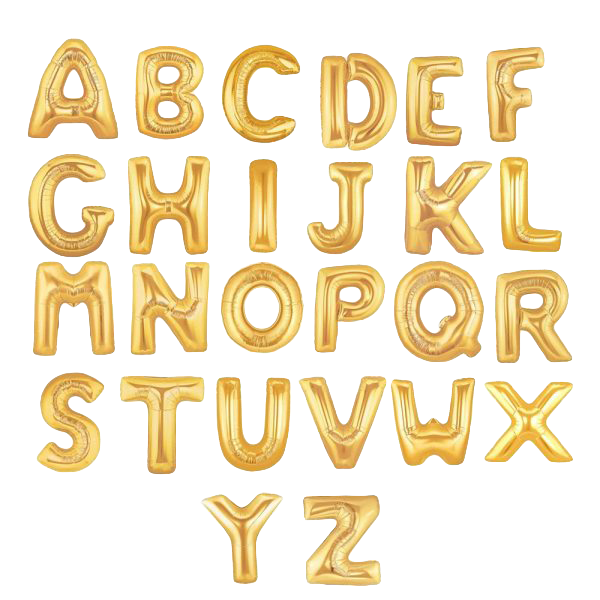
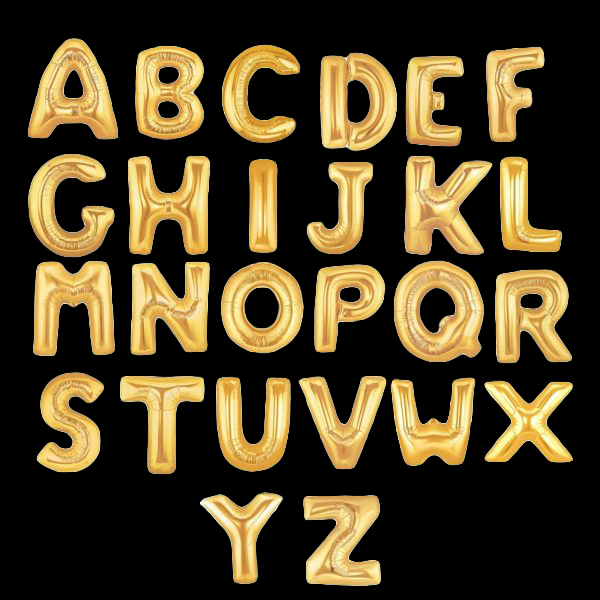
Revision of a layered 600x600 image; what changed, layer by layer:
added group "Group 1" with 26 layers above "Background copy" over (27, 38, 574, 586)
moved "A" into group "Group 1" over (27, 38, 119, 140)
moved "B" into group "Group 1" over (135, 45, 205, 140)
moved "C" into group "Group 1" over (221, 44, 301, 144)
moved "D" into group "Group 1" over (320, 52, 398, 152)
moved "G" into group "Group 1" over (27, 154, 115, 258)
moved "H" into group "Group 1" over (127, 155, 211, 256)
moved "J" into group "Group 1" over (305, 161, 374, 255)
moved "K" into group "Group 1" over (404, 156, 493, 256)
moved "M" into group "Group 1" over (32, 260, 115, 357)
moved "N" into group "Group 1" over (130, 260, 211, 356)
moved "O" into group "Group 1" over (220, 261, 304, 354)
moved "Q" into group "Group 1" over (393, 260, 485, 363)
moved "R" into group "Group 1" over (494, 268, 573, 364)
moved "S" into group "Group 1" over (36, 372, 105, 473)
moved "T" into group "Group 1" over (119, 375, 205, 475)
moved "U" into group "Group 1" over (216, 376, 292, 472)
moved "V" into group "Group 1" over (298, 375, 389, 470)
moved "W" into group "Group 1" over (389, 376, 477, 466)
moved "X" into group "Group 1" over (484, 380, 574, 464)
moved "Y" into group "Group 1" over (199, 492, 284, 584)
moved "Z" into group "Group 1" over (302, 495, 382, 586)
showed "Layer 1" over (0, 0, 600, 600)
showed "Background" over (0, 0, 600, 600)
…and 5 more changes (5 stack)
